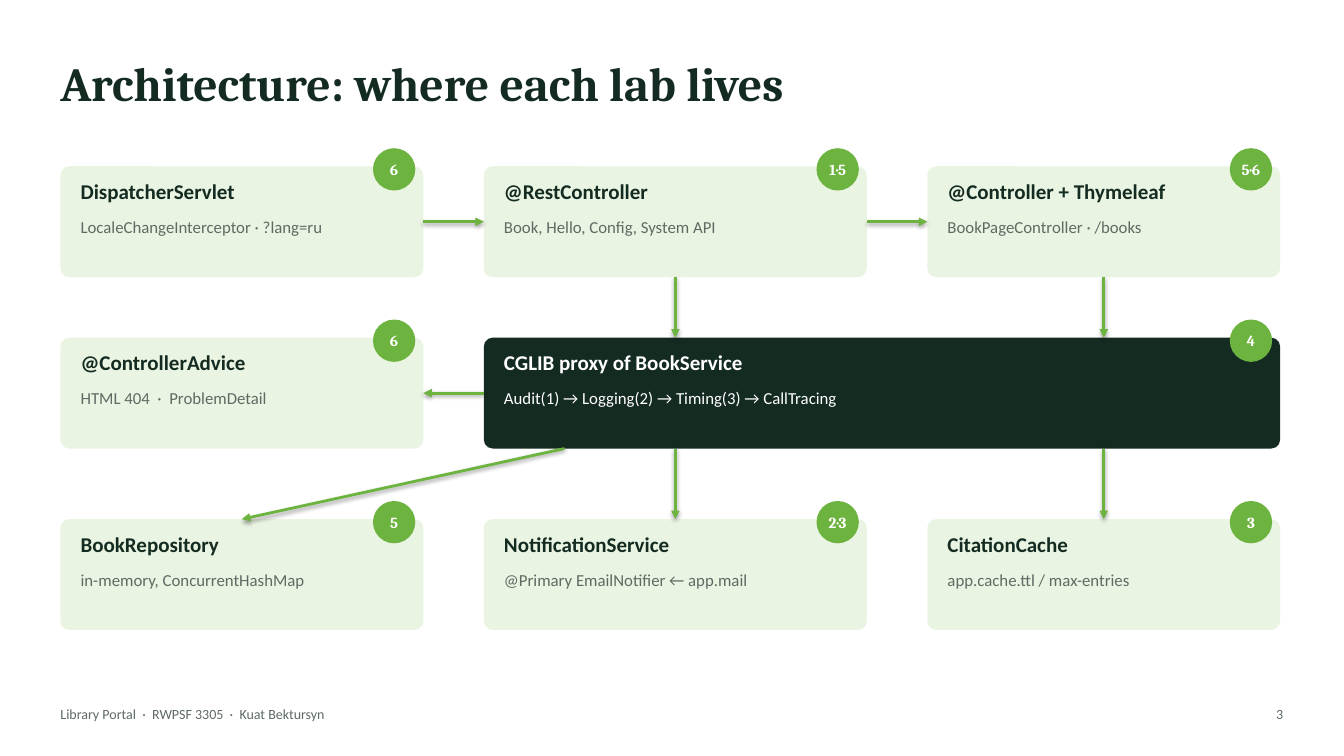
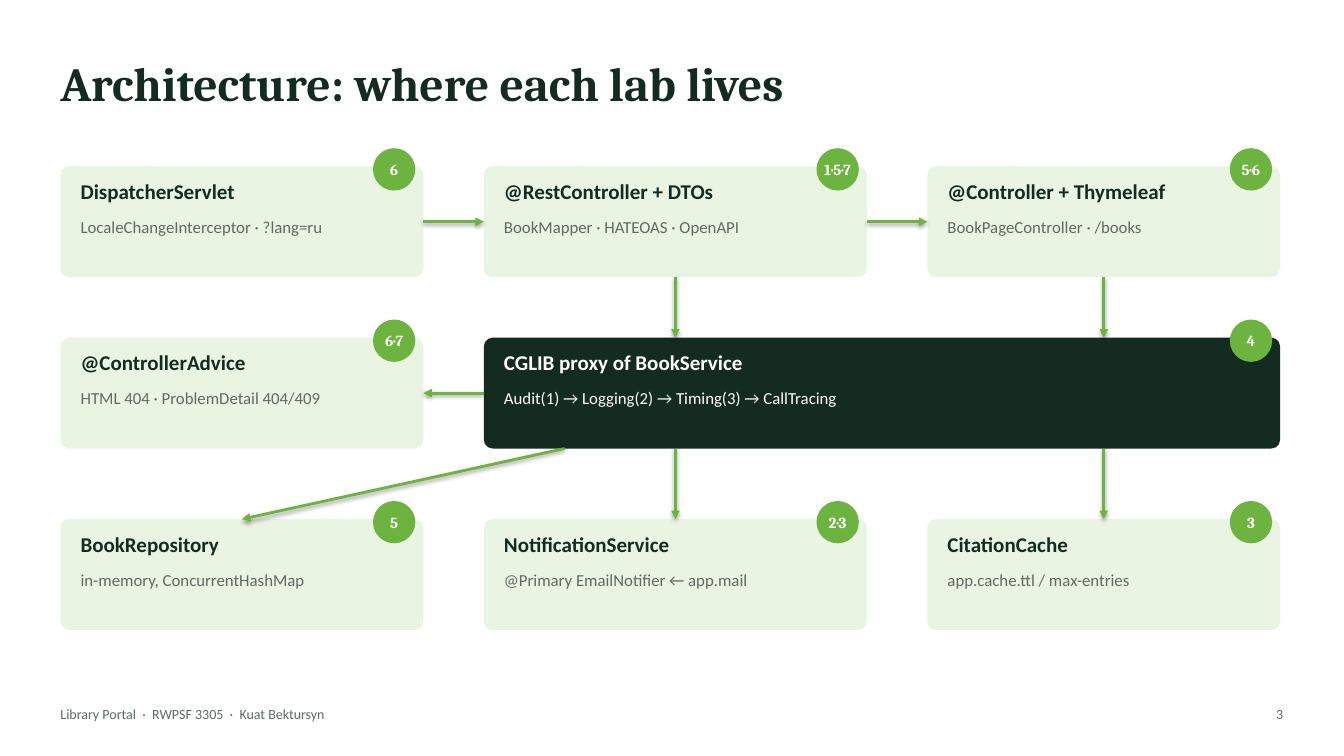
Before and after one commit to AkAyu44/library-portal, a slide deck: slide 3 of docs/Defense_Presentation.pptx. Drawn at 1344x756 pixels with LibreOffice and Linux fonts; fonts in the diff are those of the drawing. Boxes give left, top, right and bottom in pixels: in the first picture for what was removed or moved away, otherwise in the second. Text is boxed around its words. In the diff, an @@ line names an element or a change of style, - is before the commit and + after.

```diff
--- a/docs/Defense_Presentation.pptx
+++ b/docs/Defense_Presentation.pptx
@@ text in ellipse at bbox=[824, 164, 851, 175]: text changed @@
-1·5
+1·5·7
@@ text at bbox=[504, 184, 713, 202]: text changed @@
-@RestController
+@RestController + DTOs
@@ text at bbox=[504, 221, 739, 236]: text changed @@
-Book, Hello, Config, System API
+BookMapper · HATEOAS · OpenAPI
@@ text in ellipse at bbox=[385, 335, 403, 346]: text changed @@
-6
+6·7
@@ text at bbox=[81, 392, 320, 405]: text changed @@
-HTML 404 · ProblemDetail
+HTML 404 · ProblemDetail 404/409
```
Also in this commit, not shown: 7 other slides changed, 2 slides added, 26 other files.
